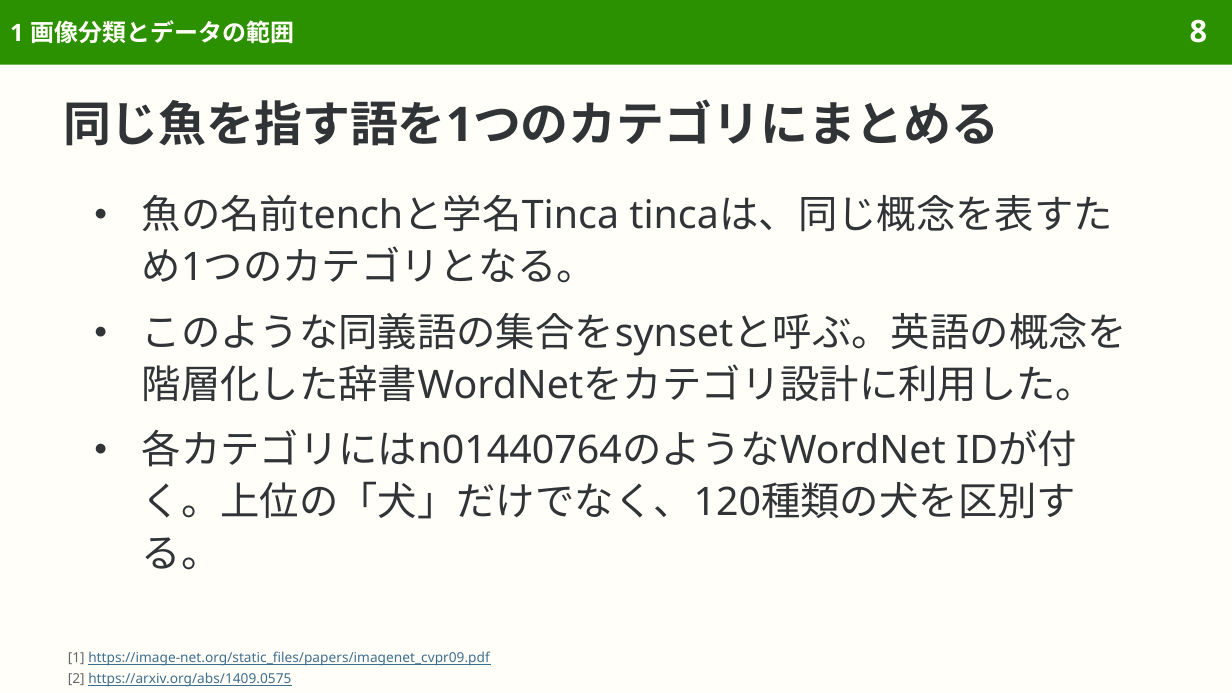
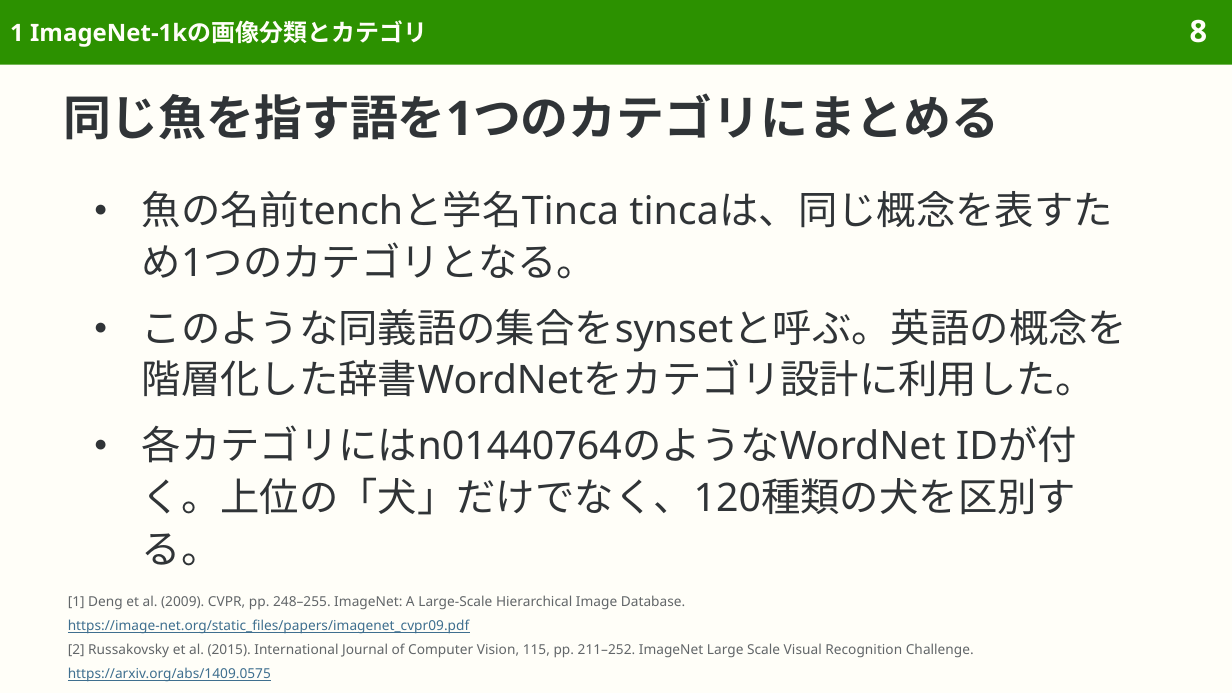
Before and after one commit to sasakiy84/datasets-in-10-minutes, a slide deck: slide 8 of slides/datasets-in-10-minutes-imagenet.pptx. Drawn at 1232x693 pixels with LibreOffice and Linux fonts; fonts in the diff are those of the drawing. Boxes give left, top, right and bottom in pixels: in the first picture for what was removed or moved away, otherwise in the second. Text is boxed around its words. In the diff, an @@ line names an element or a change of style, - is before the commit and + after.

Commit message:
Add FineWeb slides and refine dataset slide content and layout

```diff
--- a/slides/datasets-in-10-minutes-imagenet.pptx
+++ b/slides/datasets-in-10-minutes-imagenet.pptx
@@ title at bbox=[10, 20, 427, 47]: text changed @@
-1 画像分類とデータの範囲
+1 ImageNet-1kの画像分類とカテゴリ
@@ title "同じ魚を指す語を1つのカテゴリにまとめる" at bbox=[63, 93, 999, 140]: line spacing 1.1 to 1 @@
@@ text "魚の名前tenchと学名Tinca tincaは、同じ概念を表すため1つのカテゴリとなる。": place and size @@
-text "魚の名前tenchと学名Tinca tincaは、同じ概念を表すため1つのカテゴリとなる。" at bbox=[142, 195, 1127, 570]
+text "魚の名前tenchと学名Tinca tincaは、同じ概念を表すため1つのカテゴリとなる。" at bbox=[142, 191, 1127, 566]
@@ text added at bbox=[68, 595, 686, 610], 8 pt, text #626669 @@
+[1] Deng et al. (2009). CVPR, pp. 248–255. ImageNet: A Large-Scale Hierarchical Image Database.
@@ text at bbox=[68, 619, 470, 634]: text changed @@
-[1] https://image-net.org/static_files/papers/imagenet_cvpr09.pdf
-[2] https://arxiv.org/abs/1409.0575
+https://image-net.org/static_files/papers/imagenet_cvpr09.pdf
@@ text added at bbox=[68, 643, 974, 658], 8 pt, text #626669 @@
+[2] Russakovsky et al. (2015). International Journal of Computer Vision, 115, pp. 211–252. ImageNet Large Scale Visual Recognition Challenge.
@@ text added at bbox=[68, 667, 271, 682], 8 pt, text #3F6F8F, underline @@
+https://arxiv.org/abs/1409.0575
```
Also in this commit, not shown: 73 other slides changed, 14 other files.
